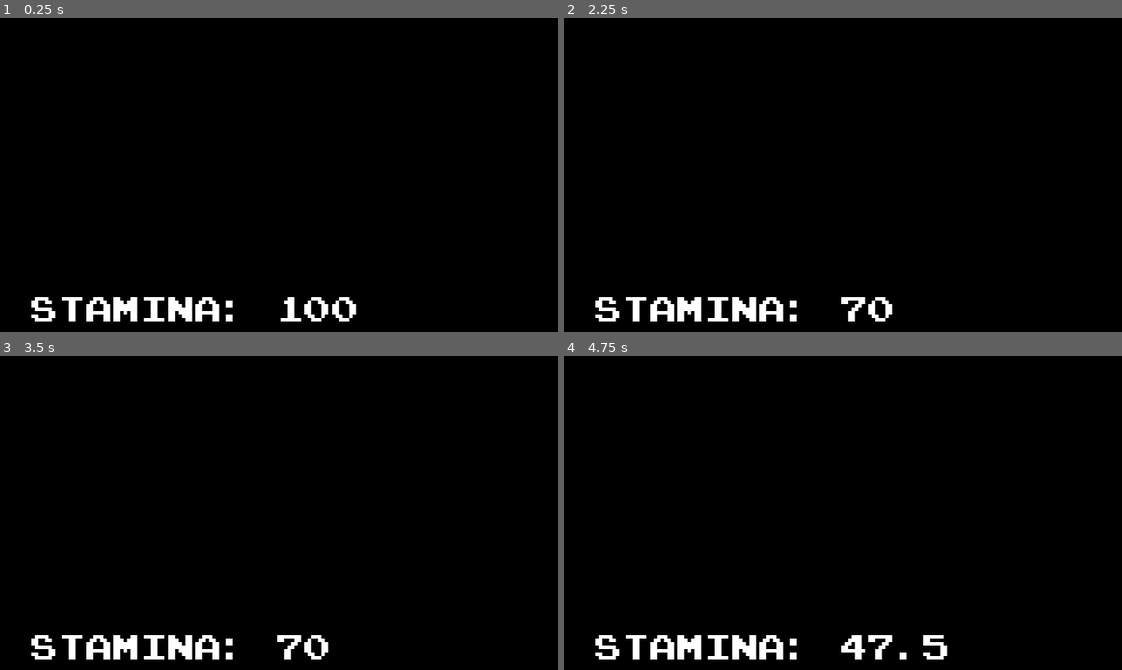
Above: before the commit, frames 1-4 (two rows, left to right).
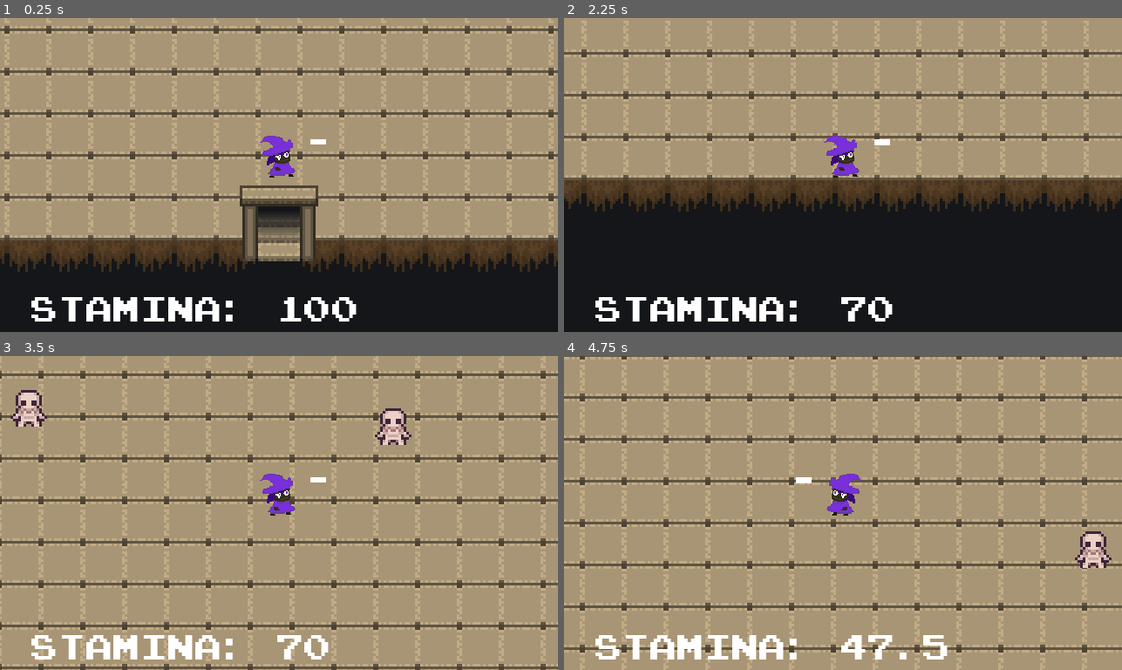
Above: after the commit, the same moments.

Repository: TheyCallMeNano/PermadeathGodot
Game: Godot game, scene res://Rooms/Underground.tscn
The game is run twice, just before and just after one commit, with the same random seed, the same clock (stepped at 60 frames per second) and the same inputs. This scene is started directly instead of the project's main scene.
Inputs (mouse positions are in pixels of both pictures, inside the frame that each line leads up to):
- Up to frame 1 (0.25 s): no input
- Up to frame 2 (2.25 s): tap Enter at 0.5 s; move the mouse to (965, 159) at 0.52 s; hold D (moveRight) 0.53-1.28 s; tap Mouse wheel down (changeStatusDown) at 0.6 s; move the mouse to (731, 190) at 1.27 s; hold S (moveDown) 1.28-2.03 s; tap Mouse wheel up (changeStatusUp) at 1.35 s; move the mouse to (898, 105) at 2.02 s; hold D (moveRight) from 2.03 s (still down); hold Alt (dash) from 2.03 s (still down)
- Up to frame 3 (3.5 s): move the mouse to (251, 575) at 2.77 s; release D (moveRight) at 2.78 s; release Alt (dash) at 2.78 s; hold W (moveUp) from 2.78 s (still down); click (251, 575) at 2.85 s
- Up to frame 4 (4.75 s): move the mouse to (1010, 560) at 3.52 s; release W (moveUp) at 3.53 s; hold Shift (sprint) 3.53-4.28 s; hold A (moveLeft) from 3.53 s (still down); move the mouse to (675, 465) at 4.27 s; tap 1 (styleOne) at 4.35 s

The runs differ from the first frame. In frame 1, 98% of the frame differs, in the area x 0-100%, y 0-100%; in frame 2, 98%; in frame 3, 98%; in frame 4, 98%.

Commit message:
Enemy State Improvement

Diff:
--- a/Objects/Enemys/objSkeletonRanged.tscn
+++ b/Objects/Enemys/objSkeletonRanged.tscn
@@ -95,7 +95,6 @@
 shape = SubResource("CapsuleShape2D_0yukw")
 
 [node name="Sight" parent="." instance=ExtResource("3_rc6sn")]
-position = Vector2(0, -7)
 
 [node name="sndGenericHit1" type="AudioStreamPlayer2D" parent="."]
 stream = ExtResource("4_g0la5")
--- a/Objects/objWeapon.tscn
+++ b/Objects/objWeapon.tscn
@@ -9,6 +9,7 @@
 [sub_resource type="Animation" id="2"]
 resource_name = "Slash"
 length = 0.5
+loop_mode = 1
 step = 0.05
 tracks/0/type = "value"
 tracks/0/imported = false
@@ -62,7 +63,6 @@
 disabled = true
 
 [node name="Sprite2D" type="Sprite2D" parent="."]
-visible = false
 texture = ExtResource("2_ds6t2")
 hframes = 5
 vframes = 2
--- a/Rooms/Underground.tscn
+++ b/Rooms/Underground.tscn
@@ -11,6 +11,7 @@
 [node name="Hub" type="Node2D"]
 
 [node name="CanvasModulate" type="CanvasModulate" parent="."]
+visible = false
 color = Color(0, 0, 0, 1)
 
 [node name="Background" type="TileMap" parent="."]
--- a/Scripts/States/scrAttackMelee.gd
+++ b/Scripts/States/scrAttackMelee.gd
@@ -10,10 +10,14 @@
 	player = get_tree().get_first_node_in_group("player")
 	animationPlayer.play("Slash")
 	enemy.velocity = Vector2.ZERO
+	$"../..".previousState = self.name
 
 func Update(delta: float):
 	$"../../Sight".rotation = $"../..".position.angle_to_point(player.global_position)
 	$"../../Weapon".rotation = $"../../Sight".rotation
+
+func Exit():
+	$"../..".previousState = self.name
 
 func physicsUpdate(delta: float):
 	var dir = player.global_position - enemy.global_position
--- a/Scripts/States/scrAttackRanged.gd
+++ b/Scripts/States/scrAttackRanged.gd
@@ -35,5 +35,8 @@
 		canFire = false
 		Transitioned.emit(self,"chase")
 
+func Exit():
+	$"../..".previousState = self.name
+
 func _on_timer_timeout():
 	canFire = true
--- a/Scripts/States/scrEnemyChase.gd
+++ b/Scripts/States/scrEnemyChase.gd
@@ -3,13 +3,14 @@
 
 @onready var animationPlayer = $"../../AnimationPlayer"
 
-var chasing = false
+var chasing = true
 @export var enemy: CharacterBody2D
 @export var moveSpd := 75.0
 var player: CharacterBody2D
 
 func Enter():
 	player = get_tree().get_first_node_in_group("player")
+	chasing = true
 
 func Update(delta: float):
 	if $"../..".beingHit == true:
@@ -34,6 +35,9 @@
 	elif chasing == false:
 		enemy.velocity = Vector2.ZERO
 
+func Exit():
+	$"../..".previousState = self.name
+
 func _on_sight_area_entered(area):
 	if player == area.get_parent():
 		chasing = true
--- a/Scripts/States/scrEnemyIdle.gd
+++ b/Scripts/States/scrEnemyIdle.gd
@@ -1,26 +1,48 @@
 extends State
 class_name EnemyIdle
 
-var chasing = false
 @export var enemy: CharacterBody2D
 @export var moveSpd := 10.0
-var player: CharacterBody2D
+@onready var player = get_tree().get_first_node_in_group("player")
 
 var moveDir : Vector2
 var wanderTime : float
 
 func randomizeWander():
 	moveDir = Vector2(randf_range(-1,1), randf_range(-1,1)).normalized()
+	print($"../../Sight".rotation)
 	wanderTime = randf_range(1,3)
 
 func Enter():
-	player = get_tree().get_first_node_in_group("player")
 	randomizeWander()
 
 func Update(delta: float):
 	if $"../..".beingHit == true:
 		$"../..".beingHit == false
 		Transitioned.emit(self,"handlehit")
+
+	if moveDir.x < -0.5 && moveDir.y > 0.5 && $"../../Sight".rotation != -144:
+		if $"../../Sight".rotation < -144:
+			$"../../Sight".rotation = 0
+		$"../../Sight".rotation -= .02
+	elif moveDir.x < -0.5 && moveDir.y == 0 && $"../../Sight".rotation != -180:
+		if $"../../Sight".rotation < -180:
+			$"../../Sight".rotation = 0
+		$"../../Sight".rotation -= .02
+	elif moveDir.x > 0.5 && moveDir.y > 0.5 && $"../../Sight".rotation != -34:
+		if $"../../Sight".rotation < -34:
+			$"../../Sight".rotation = 0
+		$"../../Sight".rotation -= .02
+	elif moveDir.x == 0 && moveDir.y > 0.5 && $"../../Sight".rotation != -90:
+		if $"../../Sight".rotation < -90:
+			$"../../Sight".rotation = 0
+		$"../../Sight".rotation -= .02
+	elif moveDir.x == 0 && moveDir.y < -0.5 && $"../../Sight".rotation != 90:
+		if $"../../Sight".rotation < 90:
+			$"../../Sight".rotation = 0
+		$"../../Sight".rotation += .02
+	else:
+		pass
 
 	if wanderTime > 0:
 		wanderTime -= delta
@@ -32,14 +54,11 @@
 	if enemy:
 		enemy.velocity = moveDir * moveSpd
 
-	if chasing == true:
-		Transitioned.emit(self,"chase")
-
 
 func _on_sight_area_entered(area):
 	if player == area.get_parent():
-		chasing = true
+		Transitioned.emit(self,"chase")
 
 func _on_sight_area_exited(area):
 	if player == area.get_parent():
-		chasing = false
+		pass
--- a/Scripts/States/scrHandleHit.gd
+++ b/Scripts/States/scrHandleHit.gd
@@ -14,7 +14,7 @@
 	if global.classInt == 0:
 		enemy.eHealth -= global.baseDMG
 		print("Health: " + str(enemy.eHealth))
-		Transitioned.emit(self,"chase")
+		Transitioned.emit(self,$"../..".previousState)
 
 	if $"../..".acidActive == true:
 		#Acid should reduce "accuracy" or make the enemy attack slower
@@ -27,7 +27,7 @@
 			print("Acid Inflicted! Attack Speed: " + str($"../..".attackSpeed) + " Health: " + str($"../..".eHealth))
 		if $"../..".acidCounter == 60:
 			$"../..".attackSpeed += 1
-			Transitioned.emit(self,"chase")
+			Transitioned.emit(self,$"../..".previousState)
 
 
 	if $"../..".poisonActive == true:
@@ -42,7 +42,7 @@
 		if $"../..".poisonCounter == 60:
 			$"../..".eDefense += 4
 			$"../..".attackDMG += 1
-			Transitioned.emit(self,"chase")
+			Transitioned.emit(self,$"../..".previousState)
 
 
 	if $"../..".moltenActive == true:
@@ -56,9 +56,10 @@
 			print("Molten Inflicted! Defense: " + str($"../..".eDefense) + " Health: " + str($"../..".eHealth))
 		if $"../..".moltenCounter == 60:
 			$"../..".eDefense += 6
-			Transitioned.emit(self,"chase")
+			Transitioned.emit(self,$"../..".previousState)
 
 func Exit():
+	$"../..".previousState = self.name
 	$"../..".beingHit = false
 	$"../../Sight".rotation = $"../..".position.angle_to_point(player.global_position)
 	$"../..".moltenCounter = 0
--- a/Scripts/scrEnemyGeneric.gd
+++ b/Scripts/scrEnemyGeneric.gd
@@ -9,11 +9,12 @@
 var acidActive = false
 var poisonActive = false
 var moltenActive = false
-const FRICTION = 1000
+const FRICTION = 1500
 var acidCounter = 0
 var poisonCounter = 0
 var moltenCounter = 0
 var beingHit = false
+var previousState = "handlehit"
 @onready var player = $"/root/Hub/YSort/Player/"
 var dir = Vector2.ZERO
 var vel = Vector2.ZERO
Not shown, changed: export_presets.cfg
